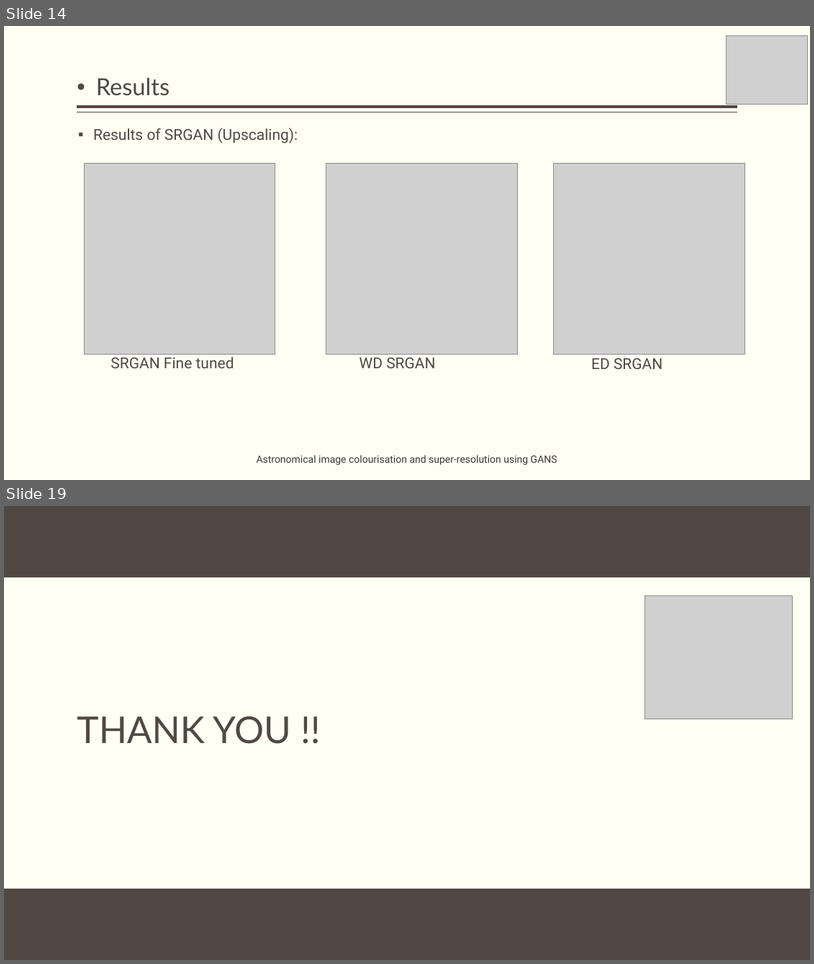
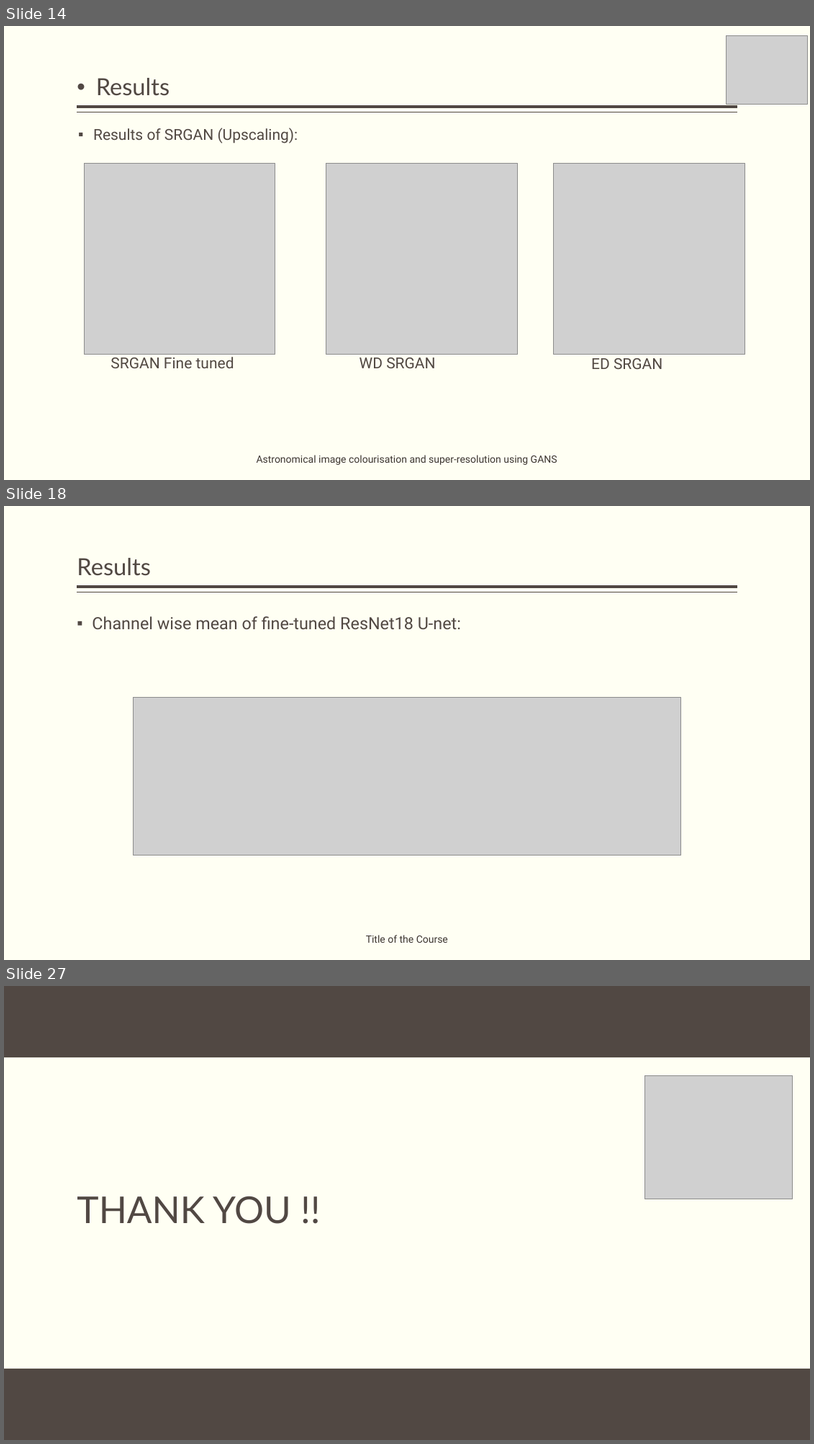
Before and after one commit to obi-wan-shinobi/Literature-Review, a slide deck: Presentation/Stage_2/stage_2_presentation.pptx. Shown one above the other, each under a label of ours: slides 14 and 19 before the commit, slides 14, 18 and 27 after it; the slides between them are not shown. The pictures are 814x964 and 814x1444 pixels, drawn with LibreOffice and Linux fonts; fonts in the diff are those of the drawing; grey boxes stand for pictures; background and template pictures are left out. Boxes give left, top, right and bottom in pixels: in the first picture for what was removed or moved away, otherwise in the second. Text is boxed around its words. In the diff, an @@ line names an element or a change of style, - is before the commit and + after.

```diff
--- a/Presentation/Stage_2/stage_2_presentation.pptx
+++ b/Presentation/Stage_2/stage_2_presentation.pptx
@@ slide 18 added at (4,506,810,960), background #FFFFF3; not listed: 2 template elements that a slide beside it also shows @@
@@ title added at (77,558,150,576), 28 pt, text #514843 @@
+Results
@@ text added at (92,616,461,629), 20 pt, text #514843 @@
+▪ Channel wise mean of fine-tuned ResNet18 U-net:
@@ picture added at (133,698,682,856) @@
@@ text added at (366,934,448,942), 12 pt, text #3D3632 @@
+Title of the Course
@@ what was slide 19 is now slide 27 @@
```
Also in this commit, not shown: 7 slides changed, 7 other slides added, 7 other files.
